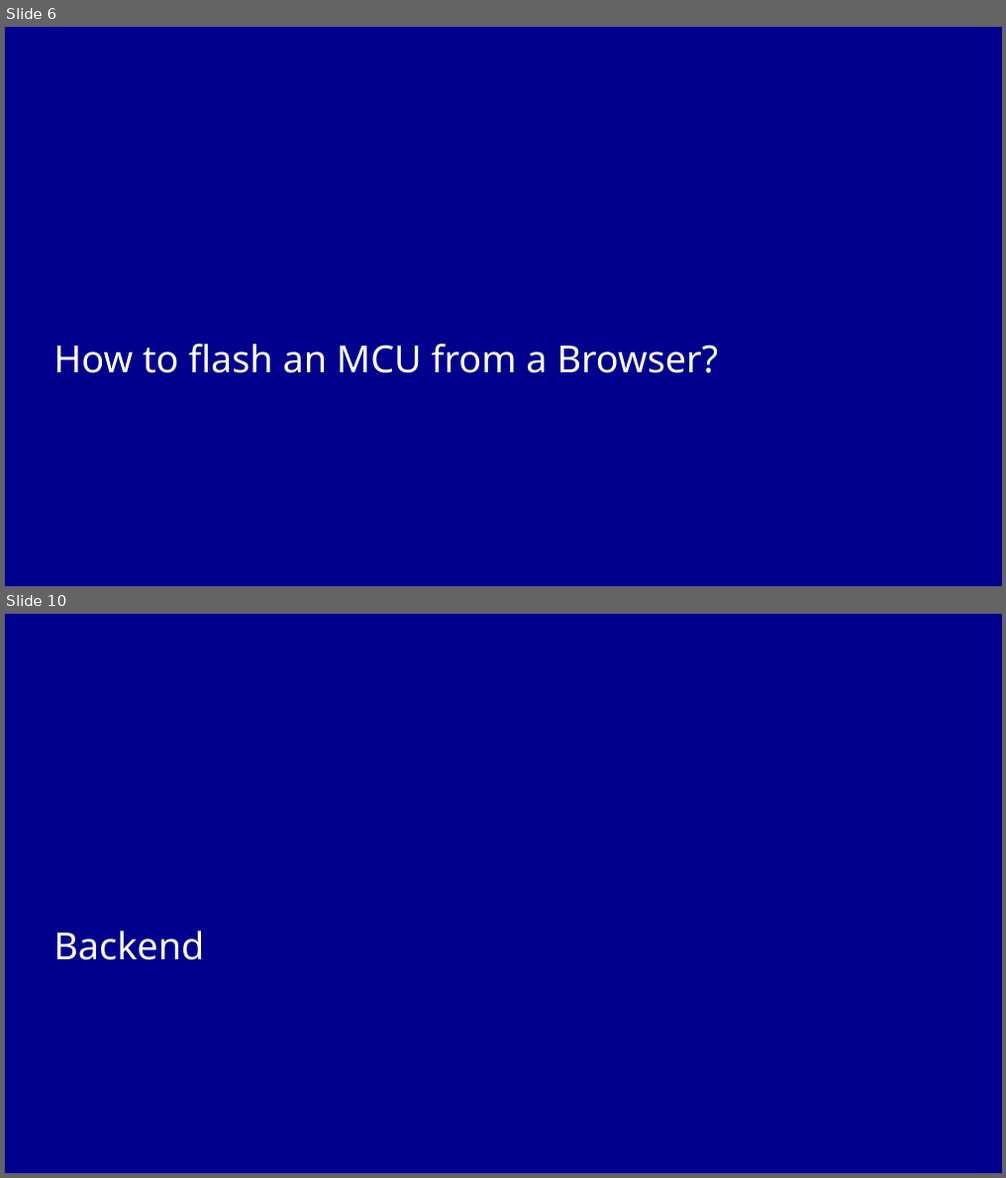
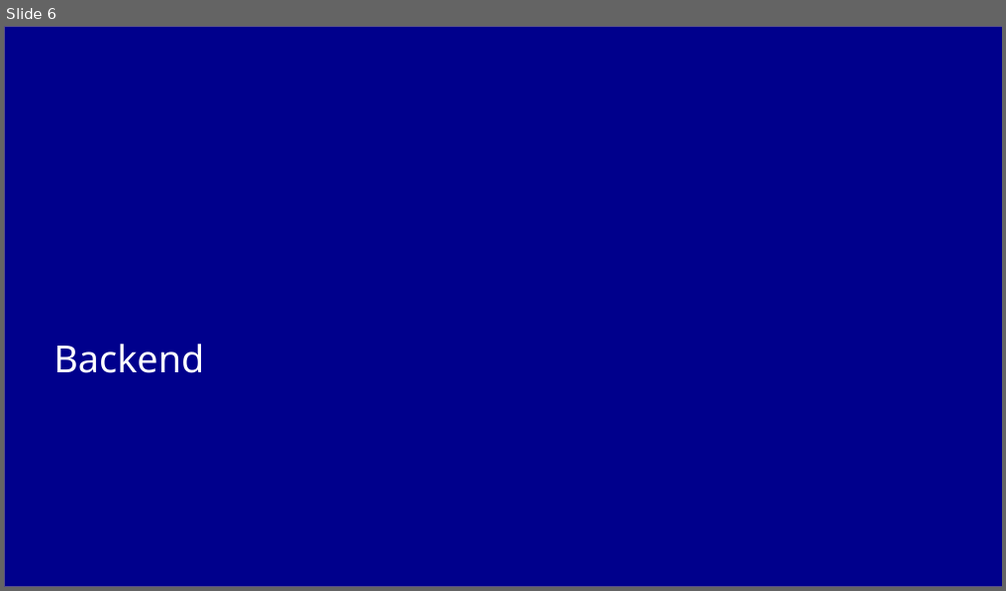
Before and after one commit to cheater78/RIOT-WebEditor, a slide deck: docs/project-log/RIoTPresentation.pptx. Shown one above the other, each under a label of ours: slides 6 and 10 before the commit, slide 6 after it; the slides between them are not shown. The pictures are 1006x1178 and 1006x591 pixels, drawn with LibreOffice and Linux fonts; fonts in the diff are those of the drawing; background and template pictures are left out. Boxes give left, top, right and bottom in pixels: in the first picture for what was removed or moved away, otherwise in the second. Text is boxed around its words. In the diff, an @@ line names an element or a change of style, - is before the commit and + after.

```diff
--- a/docs/project-log/RIoTPresentation.pptx
+++ b/docs/project-log/RIoTPresentation.pptx
@@ slide 6 removed at box(4, 26, 1002, 587), background #FFFFFF; not listed: 1 template element that a slide beside it also shows @@
@@ title removed at box(54, 344, 719, 373) @@
-How to flash an MCU from a Browser?
@@ what was slide 10 is now slide 6 @@
```
Also in this commit, not shown: 8 slides changed, 1 slide added, 8 other slides removed, 1 other file.
